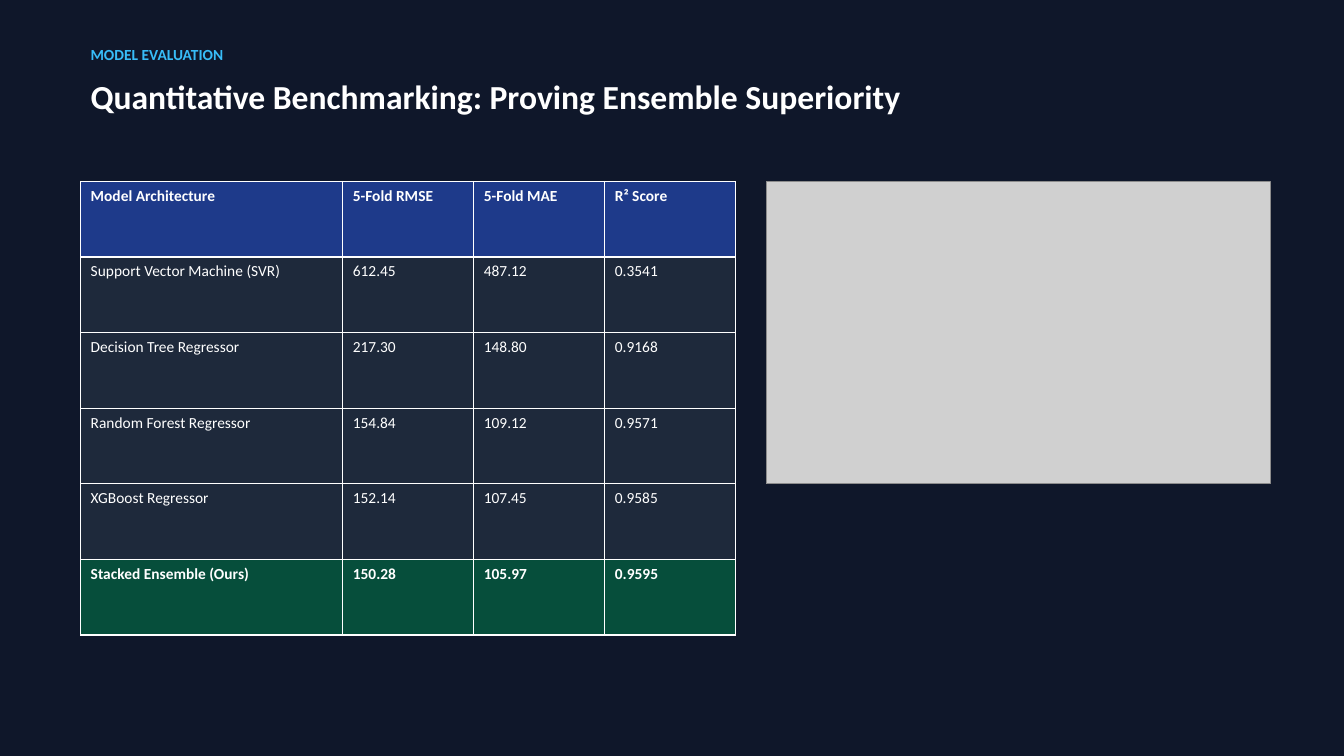
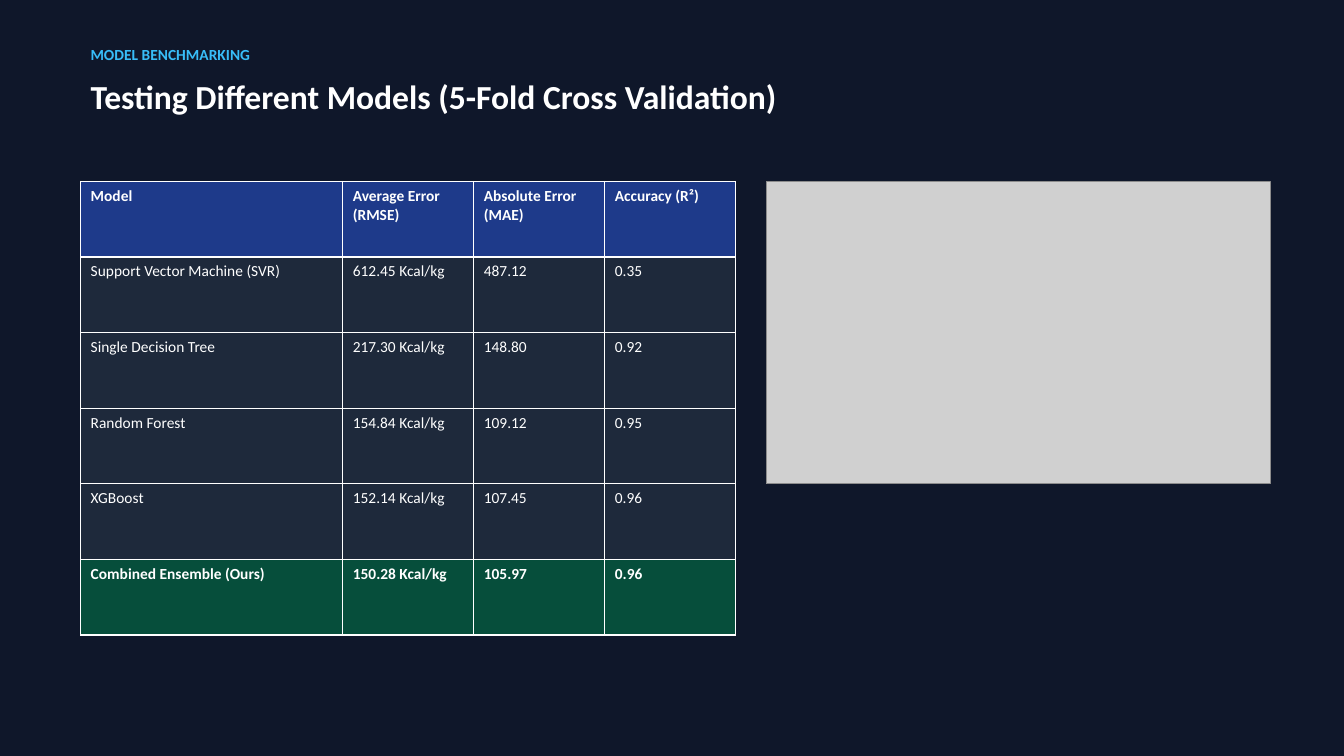
Before and after one commit to anurag-mitti/gcv_predictor, a slide deck: slide 5 of Coal_GCV_Prediction_Presentation.pptx. Drawn at 1344x756 pixels with LibreOffice and Linux fonts; fonts in the diff are those of the drawing; grey boxes stand for pictures. Boxes give left, top, right and bottom in pixels: in the first picture for what was removed or moved away, otherwise in the second. Text is boxed around its words. In the diff, an @@ line names an element or a change of style, - is before the commit and + after.

Commit message:
Simplify slide language and balance architecture diagram left-to-right

```diff
--- a/Coal_GCV_Prediction_Presentation.pptx
+++ b/Coal_GCV_Prediction_Presentation.pptx
@@ text at <box>91,50,250,60</box>: text changed @@
-MODEL EVALUATION
+MODEL BENCHMARKING
@@ text at <box>91,84,777,115</box>: text changed @@
-Quantitative Benchmarking: Proving Ensemble Superiority
+Testing Different Models (5-Fold Cross Validation)
@@ table at <box>81,181,736,635</box> @@
-row 1: Model Architecture | 5-Fold RMSE | 5-Fold MAE | R² Score
+row 1: Model | Average Error (RMSE) | Absolute Error (MAE) | Accuracy (R²)
-row 2, column 2: 612.45
+row 2, column 2: 612.45 Kcal/kg
-row 2, column 4: 0.3541
+row 2, column 4: 0.35
-row 3: Decision Tree Regressor | 217.30 | 148.80 | 0.9168
+row 3: Single Decision Tree | 217.30 Kcal/kg | 148.80 | 0.92
-row 4: Random Forest Regressor | 154.84 | 109.12 | 0.9571
+row 4: Random Forest | 154.84 Kcal/kg | 109.12 | 0.95
-row 5: XGBoost Regressor | 152.14 | 107.45 | 0.9585
+row 5: XGBoost | 152.14 Kcal/kg | 107.45 | 0.96
-row 6: Stacked Ensemble (Ours) | 150.28 | 105.97 | 0.9595
+row 6: Combined Ensemble (Ours) | 150.28 Kcal/kg | 105.97 | 0.96
```
Also in this commit, not shown: 9 other slides changed, 1 slide added, 1 slide removed, 3 other files.
